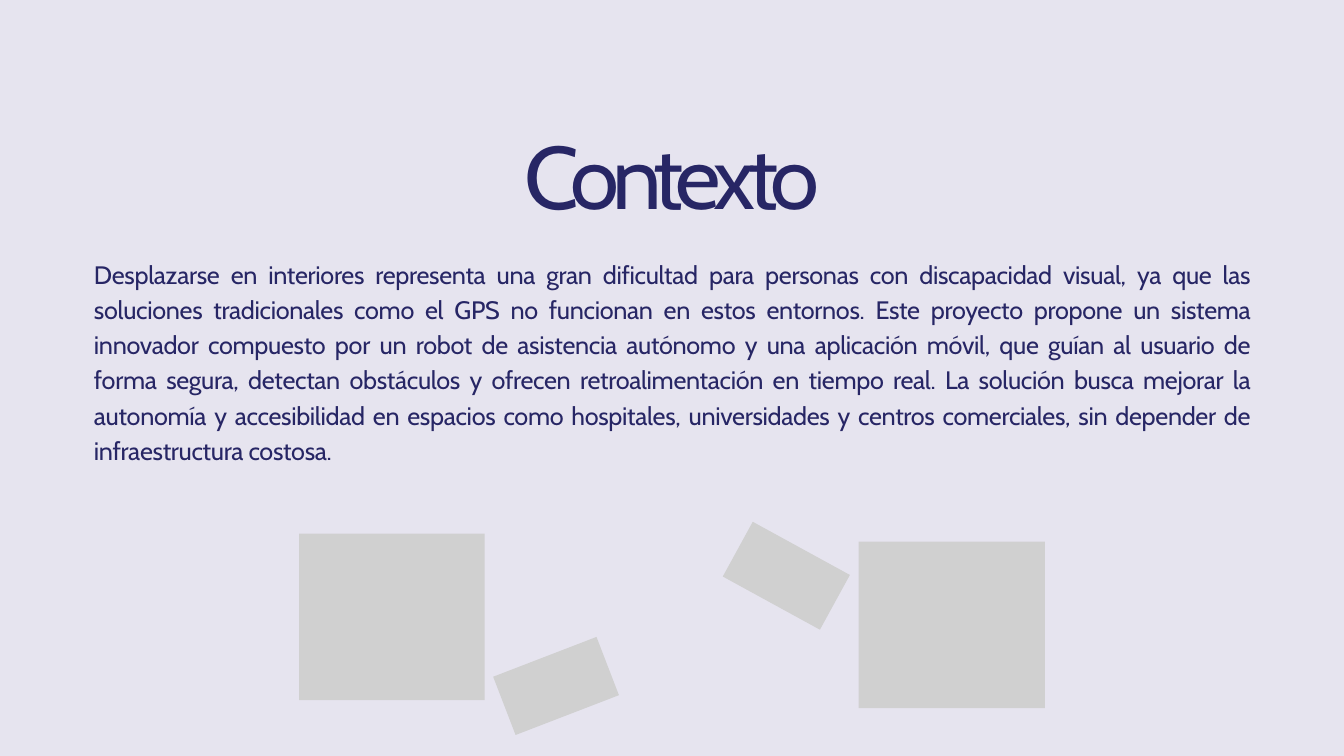
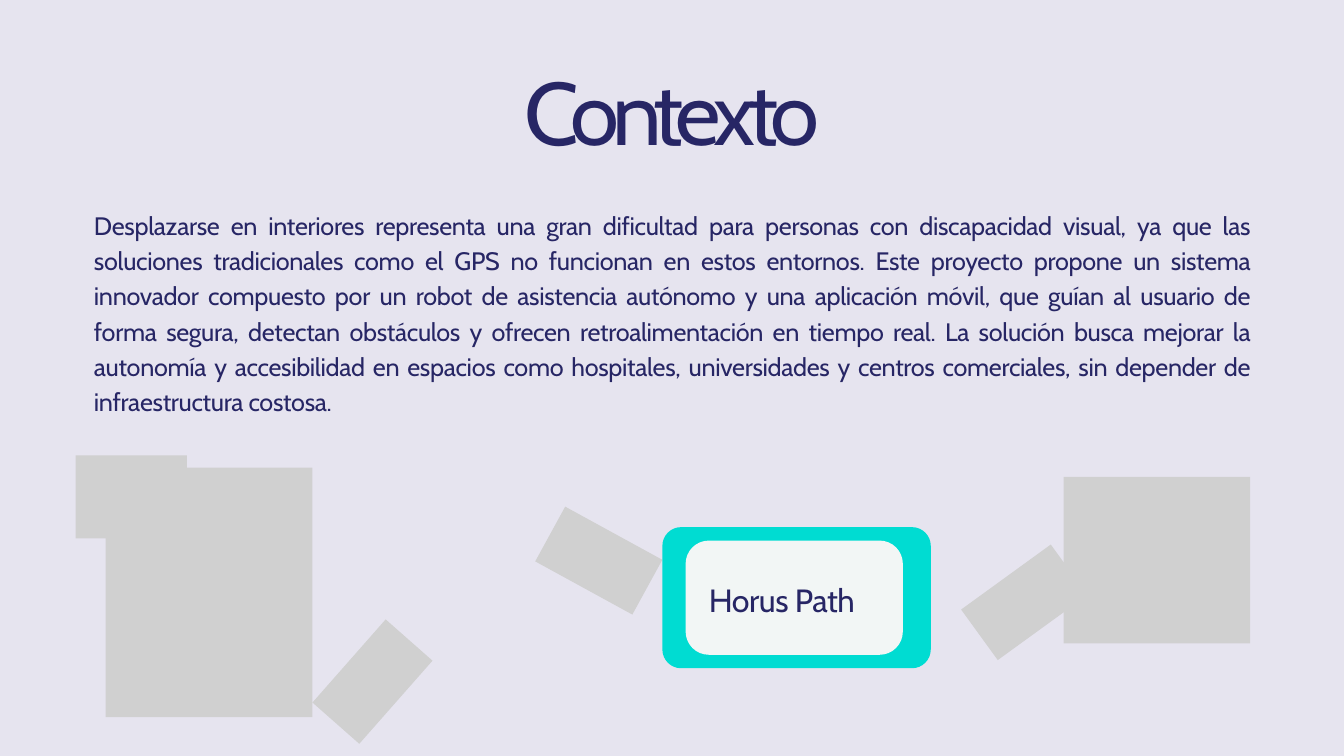
Before and after one commit to Jucer74/SoftwareArchitecture, a slide deck: slide 2 of Project/Context/HorusPath.context.pptx. Drawn at 1344x756 pixels with LibreOffice and Linux fonts; fonts in the diff are those of the drawing; grey boxes stand for pictures. Boxes give left, top, right and bottom in pixels: in the first picture for what was removed or moved away, otherwise in the second. Text is boxed around its words. In the diff, an @@ line names an element or a change of style, - is before the commit and + after.

```diff
--- a/Project/Context/HorusPath.context.pptx
+++ b/Project/Context/HorusPath.context.pptx
@@ text "Contexto": place and size @@
-text "Contexto" at (524, 145, 819, 211)
+text "Contexto" at (524, 81, 819, 147)
@@ text "Desplazarse en interiores representa una ...": place and size @@
-text "Desplazarse en interiores representa una ..." at (94, 265, 1251, 461)
+text "Desplazarse en interiores representa una ..." at (94, 216, 1251, 412)
@@ picture added at (75, 456, 187, 539) @@
@@ picture added at (106, 468, 312, 717) @@
@@ picture added at (106, 477, 150, 517) @@
@@ picture: place and size @@
-picture at (859, 542, 1045, 708)
+picture at (1064, 477, 1250, 644)
@@ picture: place and size @@
-picture at (723, 522, 850, 630)
+picture at (535, 507, 663, 615)
@@ freeform shape added at (663, 527, 931, 668), fill #00DCD2 @@
@@ freeform shape added at (685, 540, 902, 655), fill #F2F6F5 @@
@@ picture at (961, 545, 1088, 660): rotation 338 to 324 degrees; outline redrawn @@
@@ text added at (709, 588, 855, 613), 34.4 pt, text #272665 @@
+Horus Path
@@ picture at (313, 619, 433, 744): rotation 0 to 311 degrees; outline redrawn @@
```
Also in this commit, not shown: 2 other slides changed.
